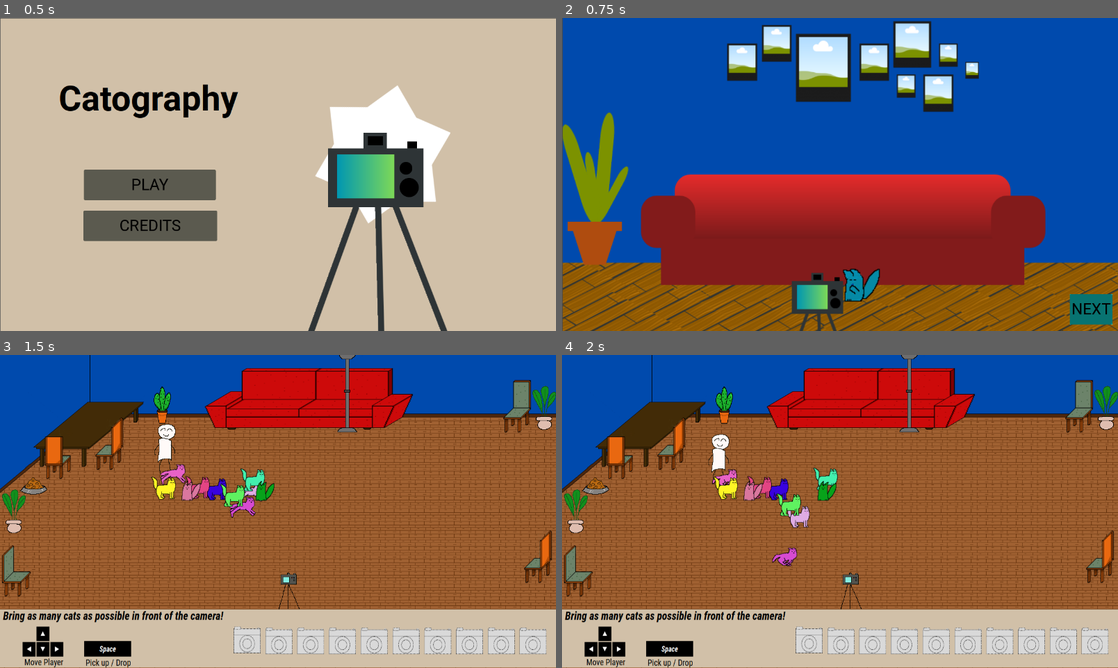
Above: before the commit, frames 1-4 (two rows, left to right).
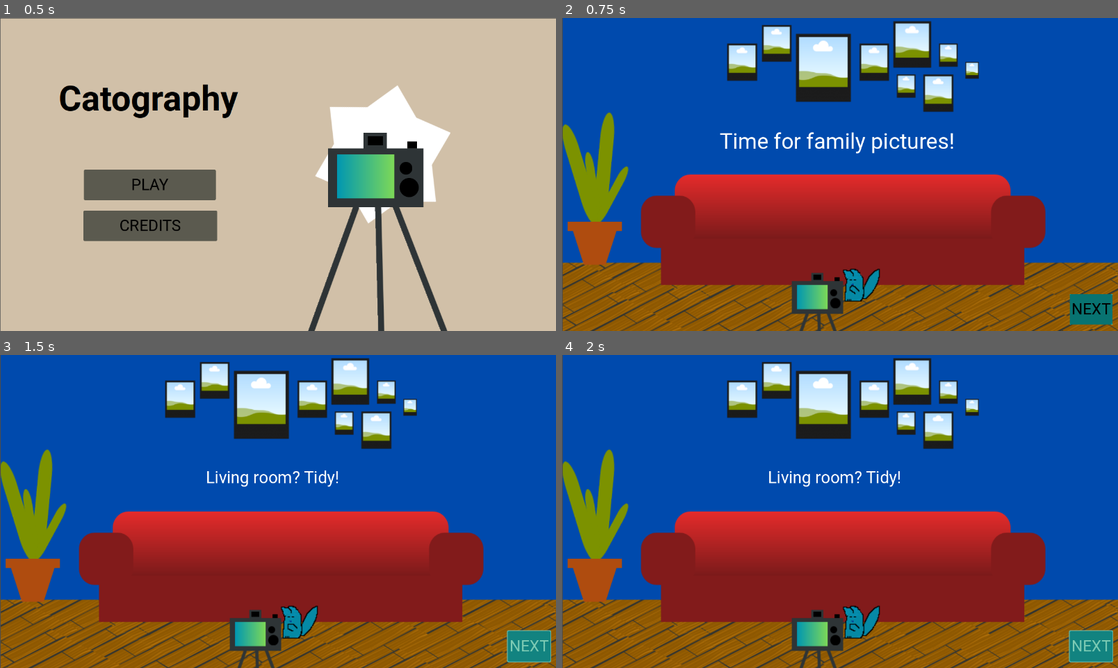
Above: after the commit, the same moments.

Repository: Mad2F/Catografy
Game: Godot game, scene res://code/scenes/Root.tscn
Two runs of this game, one before a commit and one after it. Both use one fixed random seed, a clock stepped at 60 frames per second and the inputs below.
Inputs:
- Up to frame 1 (0.5 s): no input
- Up to frame 2 (0.75 s): click "PLAY" at 0.5 s
- Up to frame 3 (1.5 s): click "NEXT" at 1.25 s
- Up to frame 4 (2 s): no input

Frame 1 is identical in both runs. In frame 2, 0.8% of the frame differs, in the area x 28-71%, y 36-44%; in frame 3, 87%, in the area x 0-100%, y 0-100%; in frame 4, 87%.

Commit message:
various small fixes

Diff:
--- a/code/scenes/PhotosDisplay_2.tscn
+++ b/code/scenes/PhotosDisplay_2.tscn
@@ -1,8 +1,9 @@
-[gd_scene load_steps=4 format=3 uid="uid://kddfp1sjlkb5"]
+[gd_scene load_steps=5 format=3 uid="uid://kddfp1sjlkb5"]
 
 [ext_resource type="Script" uid="uid://rofb8okg65n" path="res://code/scripts/PhotosDisplay2.gd" id="1_p3vum"]
 [ext_resource type="Texture2D" uid="uid://vc734yk6ctdh" path="res://assets/image/transparent_background.png" id="2_67256"]
-[ext_resource type="Texture2D" uid="uid://d3re7c7th837d" path="res://assets/image/background_photos.png" id="3_odabv"]
+[ext_resource type="Texture2D" uid="uid://cwnh5kslnxfyo" path="res://assets/image/backgroung_photos_2318.png" id="3_2k06i"]
+[ext_resource type="Texture2D" uid="uid://b2a1p7xw5ige7" path="res://assets/image/background_photos_2328.png" id="4_odabv"]
 
 [node name="PhotosDisplay2" type="Node2D"]
 y_sort_enabled = true
@@ -18,70 +19,70 @@
 z_index = 3
 position = Vector2(243.72, 180.47)
 scale = Vector2(0.459098, 0.452727)
-texture = ExtResource("3_odabv")
+texture = ExtResource("3_2k06i")
 region_rect = Rect2(0, 0, 842, 517)
 
 [node name="1" type="Sprite2D" parent="Backgrounds"]
 z_index = 3
 position = Vector2(597.41, 113.035)
 scale = Vector2(0.238931, 0.233907)
-texture = ExtResource("3_odabv")
+texture = ExtResource("3_2k06i")
 region_rect = Rect2(0, 0, 842, 517)
 
 [node name="2" type="Sprite2D" parent="Backgrounds"]
 z_index = 3
 position = Vector2(689.875, 269.688)
 scale = Vector2(0.202197, 0.200435)
-texture = ExtResource("3_odabv")
+texture = ExtResource("3_2k06i")
 region_rect = Rect2(0, 0, 842, 517)
 
 [node name="3" type="Sprite2D" parent="Backgrounds"]
 z_index = 3
 position = Vector2(1044.38, 180.188)
 scale = Vector2(0.457542, 0.457689)
-texture = ExtResource("3_odabv")
+texture = ExtResource("3_2k06i")
 region_rect = Rect2(0, 0, 842, 517)
 
 [node name="4" type="Sprite2D" parent="Backgrounds"]
 z_index = 3
 position = Vector2(120.72, 386.97)
 scale = Vector2(0.19544, 0.187737)
-texture = ExtResource("3_odabv")
+texture = ExtResource("4_odabv")
 region_rect = Rect2(0, 0, 842, 517)
 
 [node name="5" type="Sprite2D" parent="Backgrounds"]
 z_index = 3
 position = Vector2(309.375, 386.188)
 scale = Vector2(0.193884, 0.194633)
-texture = ExtResource("3_odabv")
+texture = ExtResource("4_odabv")
 region_rect = Rect2(0, 0, 842, 517)
 
 [node name="6" type="Sprite2D" parent="Backgrounds"]
 z_index = 3
 position = Vector2(537.375, 460.188)
 scale = Vector2(0.258017, 0.260397)
-texture = ExtResource("3_odabv")
+texture = ExtResource("4_odabv")
 region_rect = Rect2(0, 0, 842, 517)
 
 [node name="7" type="Sprite2D" parent="Backgrounds"]
 z_index = 3
 position = Vector2(209.38, 592.13)
 scale = Vector2(0.383895, 0.380542)
-texture = ExtResource("3_odabv")
+texture = ExtResource("4_odabv")
 region_rect = Rect2(0, 0, 842, 517)
 
 [node name="8" type="Sprite2D" parent="Backgrounds"]
 z_index = 3
 position = Vector2(538.35, 630.225)
 scale = Vector2(0.258076, 0.260251)
-texture = ExtResource("3_odabv")
+texture = ExtResource("4_odabv")
 region_rect = Rect2(0, 0, 842, 517)
 
 [node name="9" type="Sprite2D" parent="Backgrounds"]
 z_index = 3
 position = Vector2(973.46, 523.46)
 scale = Vector2(0.616485, 0.615242)
-texture = ExtResource("3_odabv")
+texture = ExtResource("4_odabv")
 region_rect = Rect2(0, 0, 842, 517)
 
 [node name="BackgroundButton" type="ColorRect" parent="."]
--- a/code/scenes/game.gd
+++ b/code/scenes/game.gd
@@ -60,7 +60,6 @@
 	var ref = node.get_child(0)
 	if (ref is Sprite2D):
 		sprite.texture = ref.texture
-		print(sprite.texture.resource_path)
 	elif (ref is AnimatedSprite2D):
 		var frameIndex: int = ref.get_frame()
 		var animationName: String = ref.animation
@@ -69,7 +68,6 @@
 		sprite.modulate = ref.modulate
 		sprite.texture = currentTexture
 	sprite.position = _to_camera_scaled_coord(node.position)
-	print(sprite.position)
 	return sprite
 
 # Return a vector (x,y) representing the position of the item in the FOV triangle of the camera
--- a/code/scenes/game.tscn
+++ b/code/scenes/game.tscn
@@ -51,13 +51,13 @@
 
 [node name="Lamp2" parent="MiscItems" instance=ExtResource("9_7m0e1")]
 z_index = 1
-position = Vector2(799, 62)
+position = Vector2(950, 66)
 
 [node name="FlowerPot2" parent="MiscItems" instance=ExtResource("8_8lhlm")]
 position = Vector2(34, 356)
 
 [node name="Cactus" parent="MiscItems" instance=ExtResource("9_s5xrg")]
-position = Vector2(376, 119)
+position = Vector2(343, 150)
 scale = Vector2(1, 1.5)
 
 [node name="ChairBack" parent="MiscItems" instance=ExtResource("10_n1h8g")]
@@ -69,7 +69,7 @@
 scale = Vector2(1.5, 1.5)
 
 [node name="ChairRight" parent="MiscItems" instance=ExtResource("12_ilvw1")]
-position = Vector2(253, 201)
+position = Vector2(231, 212)
 scale = Vector2(1.5, 1.5)
 
 [node name="ChairRight2" parent="MiscItems" instance=ExtResource("12_ilvw1")]
--- a/code/scripts/PhotosDisplay2.gd
+++ b/code/scripts/PhotosDisplay2.gd
@@ -44,7 +44,7 @@
 		var size = Vector2(sprite.texture.get_width() * sprite.scale.x, sprite.texture.get_height() * sprite.scale.y)
 		var new_items = printPhoto(size, items, sprite.scale.y)
 		for item in new_items:
-			item.position.y *= 1.2 #hack
+			#item.position.y *= 1.1 #hack
 			item.position += sprite.position + Vector2(-0.5 * size[0], -0.5 * size[1])
 			print(item.texture.resource_path)
 			print(size)
--- a/code/scripts/intro.gd
+++ b/code/scripts/intro.gd
@@ -8,9 +8,10 @@
 var ispressed : bool = false
 
 func _ready():
-	await $initialTimer.timeout
 	index = 0
 	vnodes = [get_node("First"), get_node("Second"), get_node("Third"), get_node("Fourth"), get_node("Fifth")]
+	for n in vnodes:
+		n.hide()
 	next()
 
 func next():
Binary file added: assets/image/background_photos_2328.png
Not shown, added: assets/image/background_photos_2328.png.import
Binary file added: assets/image/backgroung_photos_2318.png
Not shown, added: assets/image/backgroung_photos_2318.png.import
